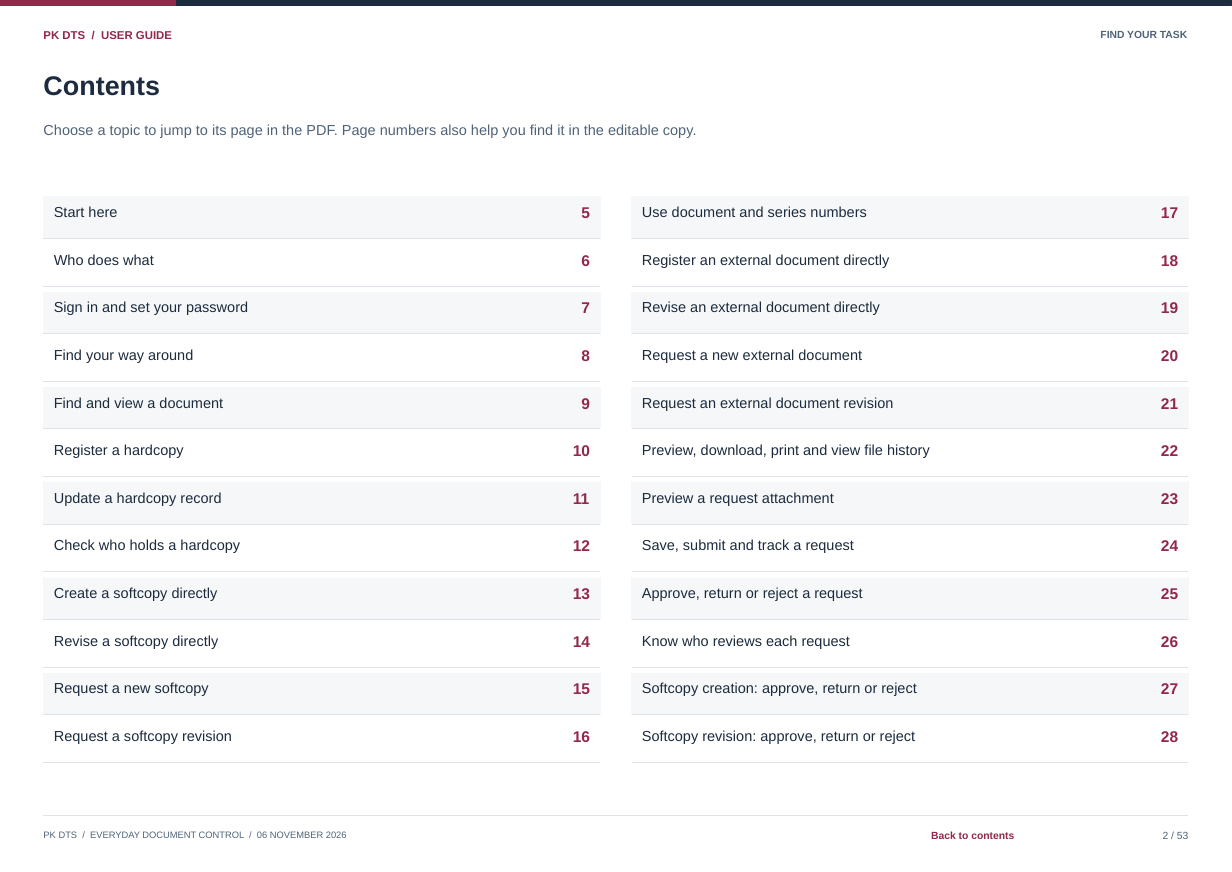
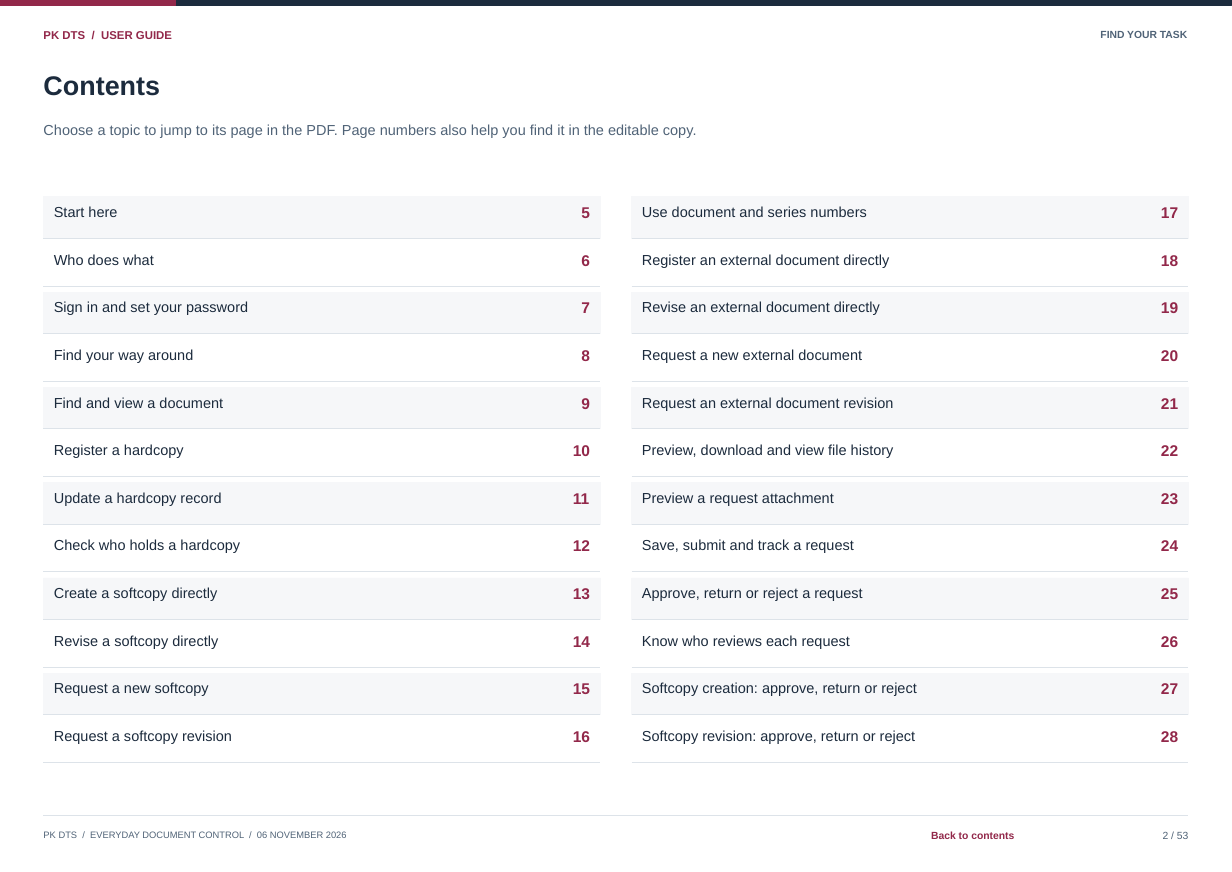
Before and after one commit to curib123/pk_document_tracking_system, a slide deck: slide 2 of docs/system-documentation/PK_DTS_User_Guide.pptx. Drawn at 1232x872 pixels with LibreOffice and Linux fonts; fonts in the diff are those of the drawing. Boxes give left, top, right and bottom in pixels: in the first picture for what was removed or moved away, otherwise in the second. Text is boxed around its words. In the diff, an @@ line names an element or a change of style, - is before the commit and + after.

```diff
--- a/docs/system-documentation/PK_DTS_User_Guide.pptx
+++ b/docs/system-documentation/PK_DTS_User_Guide.pptx
@@ text at bbox=[642, 444, 894, 458]: text changed @@
-Preview, download, print and view file history
+Preview, download and view file history
```
Also in this commit, not shown: 3 other slides changed, 26 other files.
